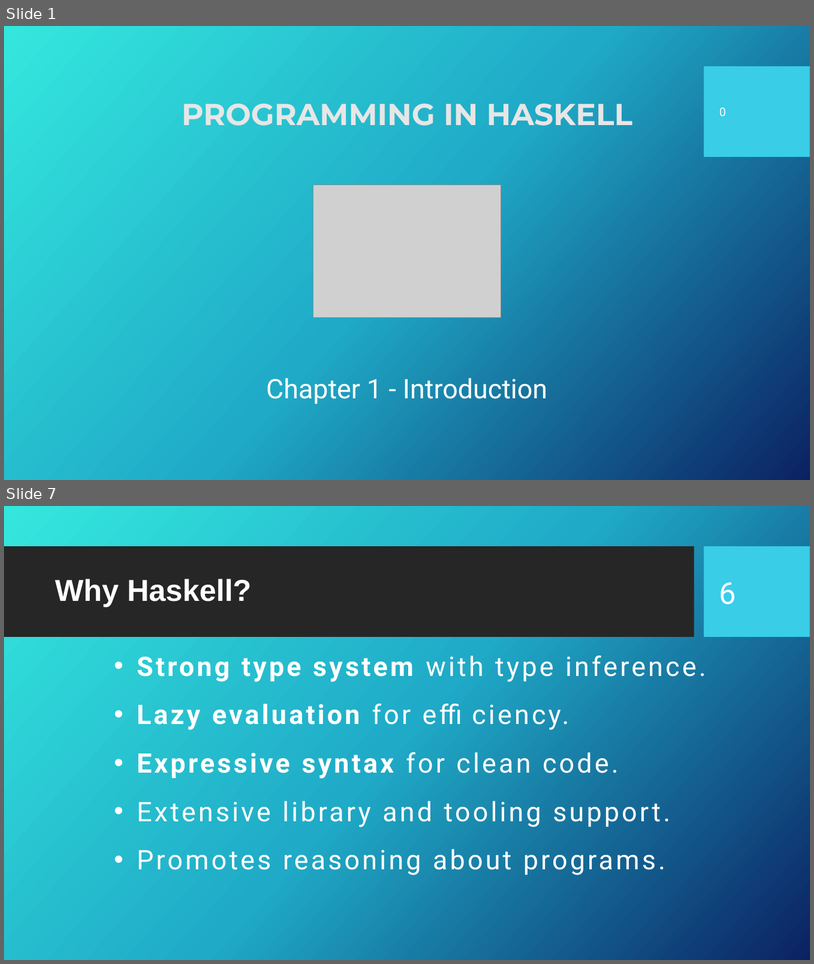
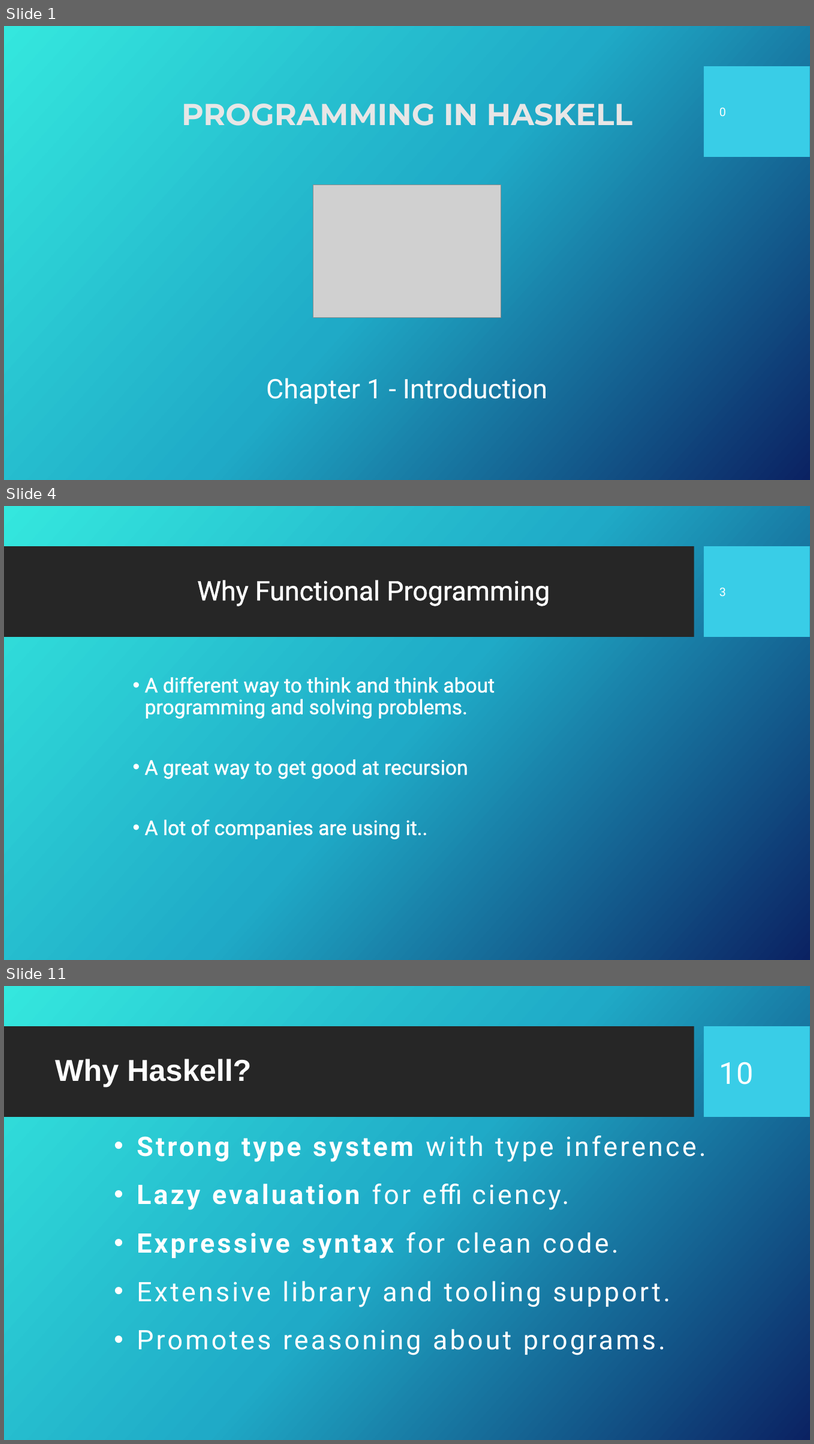
Before and after one commit to Fun-Prog-26/fun-prog-26, a slide deck: topic02-first-steps/unit-02a-lectures/talk-1/a-introduction-to-haskell.pptx. Shown one above the other, each under a label of ours: slides 1 and 7 before the commit, slides 1, 4 and 11 after it; the slides between them are not shown. The pictures are 814x964 and 814x1444 pixels, drawn with LibreOffice and Linux fonts; fonts in the diff are those of the drawing; grey boxes stand for pictures; background and template pictures are left out. Boxes give left, top, right and bottom in pixels: in the first picture for what was removed or moved away, otherwise in the second. Text is boxed around its words. In the diff, an @@ line names an element or a change of style, - is before the commit and + after.

```diff
--- a/topic02-first-steps/unit-02a-lectures/talk-1/a-introduction-to-haskell.pptx
+++ b/topic02-first-steps/unit-02a-lectures/talk-1/a-introduction-to-haskell.pptx
@@ slide 4 added at (x1=4, y1=506, x2=810, y2=960), background picture (left out); not listed: 2 template elements that a slide beside it also shows @@
@@ title added at (x1=197, y1=580, x2=550, y2=606), 32 pt, text #FFFFFF @@
+Why Functional Programming
@@ page number added at (x1=720, y1=588, x2=726, y2=596), 14 pt, text #FFFFFF @@
+3
@@ text added at (x1=145, y1=676, x2=495, y2=839), 24 pt, text #FFFFFF @@
+• A different way to think and think about programming and solving problems.
+• A great way to get good at recursion
+• A lot of companies are using it..
@@ what was slide 7 is now slide 11 @@
@@ page number at (x1=720, y1=1062, x2=754, y2=1084): text changed @@
-6
+10
```
Also in this commit, not shown: 5 slides changed, 4 other slides added, 1 slide removed, 4 other files.
